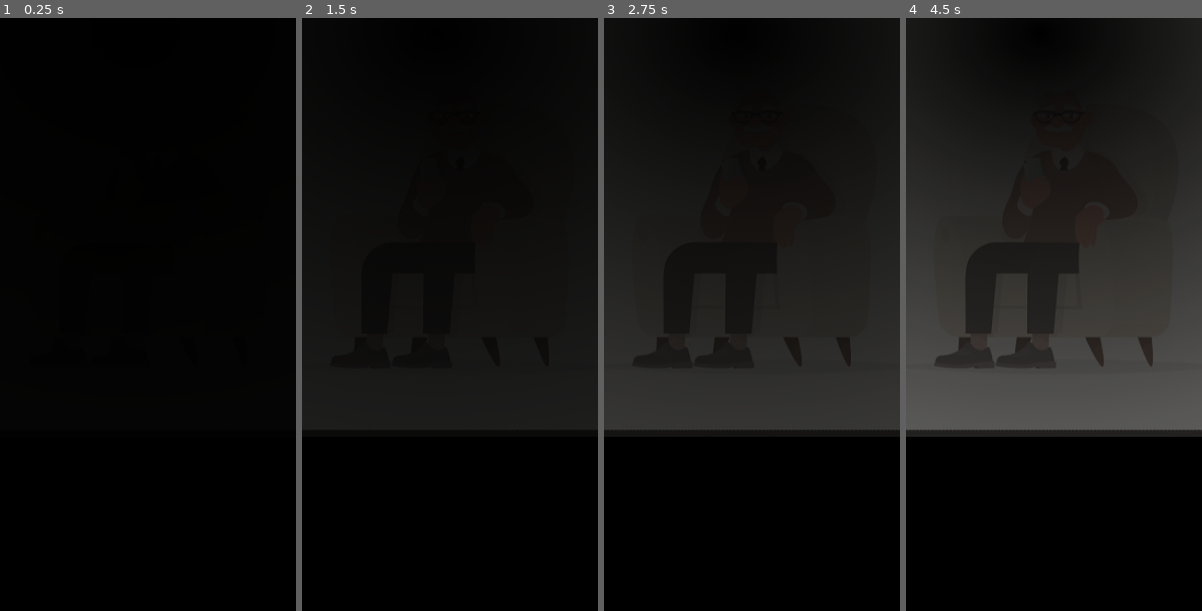
Above: before the commit, frames 1-4 (left to right).
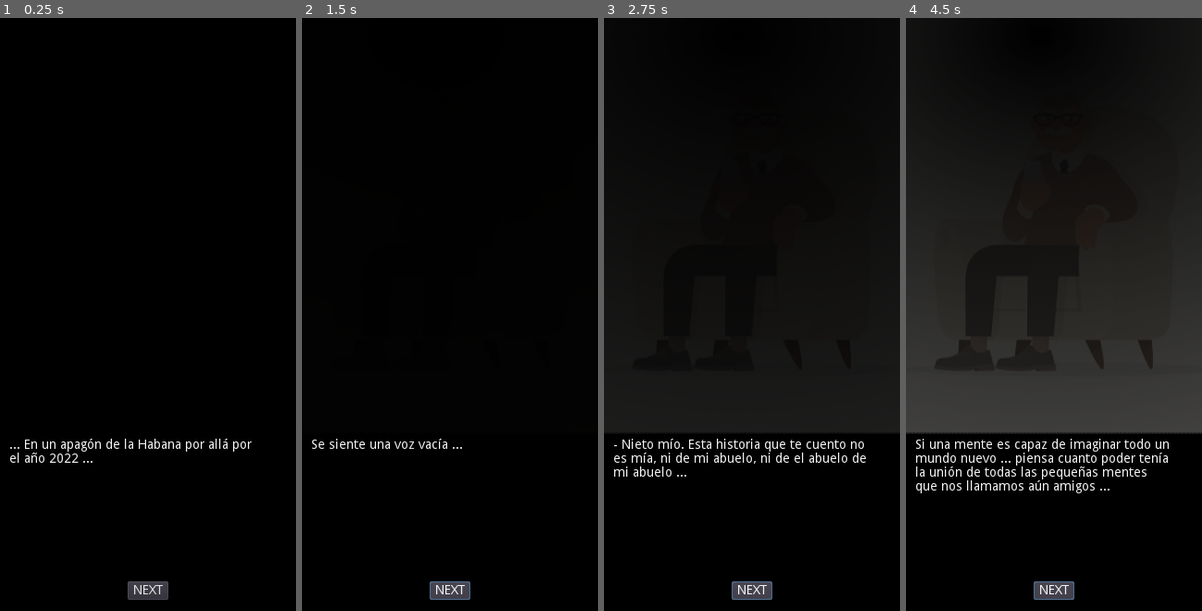
Above: after the commit, the same moments.

Repository: fresnohernandez99/socket-game
Game: Godot game, scene res://scenes/ui/Start.tscn
The game is run twice, just before and just after one commit, with the same random seed, the same clock (stepped at 60 frames per second) and the same inputs. This scene is started directly instead of the project's main scene.
Inputs (mouse positions are in pixels of both pictures, inside the frame that each line leads up to):
- Up to frame 1 (0.25 s): no input
- Up to frame 2 (1.5 s): click (450, 593) at 0.5 s, where only the run after the commit has a clickable "NEXT"; click (450, 593) at 1.25 s, where only the run after the commit has a clickable "NEXT"
- Up to frame 3 (2.75 s): tap Enter at 2 s; hold Right (ui_right) from 2.03 s (still down)
- Up to frame 4 (4.5 s): tap Space at 2.75, 4.25 s; release Right (ui_right) at 2.78 s; hold Down (ui_down) 2.78-3.53 s; tap Enter at 3.5 s; hold Right (ui_right) 3.53-4.28 s; hold Up (ui_up) from 4.28 s (still down)

The runs differ from the first frame. In frame 1, 1.1% of the frame differs, in the area x 3-85%, y 70-99%; in frame 2, 4.7%; in frame 3, 5.8%; in frame 4, 8.4%, in the area x 0-100%, y 43-99%.

Commit message:
start scene added

Diff:
--- a/assets/fonts/basic_font_16.tres
+++ b/assets/fonts/basic_font_16.tres
@@ -3,5 +3,5 @@
 [ext_resource path="res://assets/fonts/HOMEWRDN.TTF" type="DynamicFontData" id=1]
 
 [resource]
-size = 40
+size = 20
 font_data = ExtResource( 1 )
--- a/assets/imgs/story_lv_1.svg
+++ b/assets/imgs/story_lv_1.svg
@@ -28,9 +28,9 @@
      inkscape:deskcolor="#d1d1d1"
      inkscape:document-units="mm"
      showgrid="false"
-     inkscape:zoom="0.79955509"
-     inkscape:cx="-59.408039"
-     inkscape:cy="376.45936"
+     inkscape:zoom="3.5985984"
+     inkscape:cx="142.13867"
+     inkscape:cy="476.57443"
      inkscape:window-width="1792"
      inkscape:window-height="1022"
      inkscape:window-x="0"
@@ -54,7 +54,7 @@
        fx="37.850212"
        fy="21.670874"
        r="43.881287"
-       gradientTransform="matrix(0.01198148,10.923218,-13.528376,0.01483755,330.56844,-407.73659)"
+       gradientTransform="matrix(0.01198148,10.787831,-13.528376,0.01465365,330.56844,-402.72419)"
        gradientUnits="userSpaceOnUse" /></defs><g
      inkscape:label="Layer 1"
      inkscape:groupmode="layer"
@@ -66,9 +66,9 @@
        id="image140"
        x="-15.946918"
        y="-0.14133906" /><rect
-       style="fill:url(#radialGradient422);stroke-width:0.410001;stroke-linejoin:round;fill-opacity:1"
+       style="fill:url(#radialGradient422);fill-opacity:1;stroke-width:0.407452;stroke-linejoin:round"
        id="rect354"
        width="87.762573"
-       height="124.57294"
+       height="123.02893"
        x="-2.0796819"
        y="-3.3274908" /></g></svg>
--- a/scenes/gui/MainMenu.gd
+++ b/scenes/gui/MainMenu.gd
@@ -19,7 +19,6 @@
 	var moves = Persistence.data.hero.moves
 	for i in range(moves.size()):
 		descriptionLabel.text += Persistence.heroHandler.getMoveName(moves[i].id, Persistence.data.hero.charClass.name) + "\n"
-	#print(moveNames.getMoveName(classHandler, moveHandler, hero.charClass.name, hero.moves[i].id))
 
 
 func _on_MultiPlayerBtn_pressed():
--- a/scenes/gui/Option.gd
+++ b/scenes/gui/Option.gd
@@ -16,7 +16,6 @@
 func _ready():
 	nodoIPText.text = salvasOpcion.ip
 	nodoPort.text =  salvasOpcion.port
-	print( salvasOpcion.volume)
 	nodoVolume.value = int(salvasOpcion.volume)
 
 
--- a/scenes/ui/Start.gd
+++ b/scenes/ui/Start.gd
@@ -2,7 +2,13 @@
 
 
 onready var story1 = $StoryLv1
+onready var label = $ScrollContainer/MessageLabel
 onready var tween = $Tween
+onready var finalPos = $Position2D
+
+onready var images = [$Hercules, $Ochosi, $Susanoo, $Templar, $Veles]
+
+var cont = 0
 
 var texts = [
 	"... En un apagón de la Habana por allá por el año 2022 ...",
@@ -18,10 +24,33 @@
 
 func _ready():
 	showFade(story1)
+	label.bbcode_text = texts[cont]
+
+func showFade(obj: Sprite):
+	tween.interpolate_property(obj, "modulate", Color(1, 1, 1, 0), Color(1, 1, 1, 1), 5.0, Tween.TRANS_LINEAR, Tween.EASE_IN)
+
+func showFadeAndMove(obj: Sprite):
+	tween.interpolate_property(obj, "position", obj.position, finalPos.position, 4.0, Tween.TRANS_LINEAR, Tween.EASE_IN)
 
 
-func showFade(obj: Sprite):
-	tween.interpolate_property(obj, "modulate",
-	Color(1, 1, 1, 0), Color(1, 1, 1, 1), 5.0,
-	Tween.TRANS_LINEAR, Tween.EASE_IN)
-	tween.start()
+func _on_NextBtn_pressed():
+	if cont == 1:
+		tween.start()
+
+	if cont == 4:
+		startTransition()
+
+	if cont < texts.size() -1:
+		cont += 1
+		label.bbcode_text = texts[cont]
+	else:
+		pass
+
+func startTransition():
+	var cont2 = 0
+	while cont2 < images.size():
+		yield(get_tree().create_timer(1), "timeout")
+		showFadeAndMove(images[cont2])
+		showFade(images[cont2])
+		tween.start()
+		cont2 +=1
--- a/scenes/ui/Start.tscn
+++ b/scenes/ui/Start.tscn
@@ -1,7 +1,12 @@
-[gd_scene load_steps=3 format=2]
+[gd_scene load_steps=8 format=2]
 
 [ext_resource path="res://assets/imgs/story_lv_1.png" type="Texture" id=1]
 [ext_resource path="res://scenes/ui/Start.gd" type="Script" id=2]
+[ext_resource path="res://assets/imgs/gods/ochosi.png" type="Texture" id=3]
+[ext_resource path="res://assets/imgs/gods/templar.jpeg" type="Texture" id=4]
+[ext_resource path="res://assets/imgs/gods/susanoo.png" type="Texture" id=5]
+[ext_resource path="res://assets/imgs/gods/hercules.jpg" type="Texture" id=6]
+[ext_resource path="res://assets/imgs/gods/veles.jpg" type="Texture" id=7]
 
 [node name="Start" type="Node"]
 script = ExtResource( 2 )
@@ -12,10 +17,36 @@
 color = Color( 0, 0, 0, 1 )
 
 [node name="StoryLv1" type="Sprite" parent="."]
+modulate = Color( 1, 1, 1, 0 )
 position = Vector2( 168, 216 )
 texture = ExtResource( 1 )
 
 [node name="Tween" type="Tween" parent="."]
+
+[node name="Hercules" type="Sprite" parent="."]
+position = Vector2( -349, -167 )
+scale = Vector2( 0.3, 0.3 )
+texture = ExtResource( 6 )
+
+[node name="Ochosi" type="Sprite" parent="."]
+position = Vector2( -350, 75 )
+scale = Vector2( 0.2, 0.2 )
+texture = ExtResource( 3 )
+
+[node name="Susanoo" type="Sprite" parent="."]
+position = Vector2( -383, 853 )
+scale = Vector2( 0.1, 0.1 )
+texture = ExtResource( 5 )
+
+[node name="Templar" type="Sprite" parent="."]
+position = Vector2( -351, 316 )
+scale = Vector2( 0.8, 0.8 )
+texture = ExtResource( 4 )
+
+[node name="Veles" type="Sprite" parent="."]
+position = Vector2( -378, 602 )
+scale = Vector2( 0.4, 0.4 )
+texture = ExtResource( 7 )
 
 [node name="ScrollContainer" type="ScrollContainer" parent="."]
 anchor_right = 1.0
@@ -23,11 +54,27 @@
 margin_left = 10.0
 margin_top = 454.0
 margin_right = -10.0
-margin_bottom = -10.0
+margin_bottom = -39.0
 
 [node name="MessageLabel" type="RichTextLabel" parent="ScrollContainer"]
 margin_right = 280.0
-margin_bottom = 150.0
-rect_min_size = Vector2( 280, 150 )
-custom_colors/default_color = Color( 0, 0, 0, 1 )
+margin_bottom = 130.0
+rect_min_size = Vector2( 280, 130 )
+custom_colors/default_color = Color( 0.956863, 0.956863, 0.956863, 1 )
 bbcode_enabled = true
+
+[node name="NextBtn" type="Button" parent="."]
+anchor_left = 0.5
+anchor_top = 1.0
+anchor_right = 0.5
+anchor_bottom = 1.0
+margin_left = -22.0
+margin_top = -32.0
+margin_right = 22.0
+margin_bottom = -12.0
+text = "NEXT"
+
+[node name="Position2D" type="Position2D" parent="."]
+position = Vector2( 640, 200 )
+
+[connection signal="pressed" from="NextBtn" to="." method="_on_NextBtn_pressed"]
--- a/scenes/ui/enemy.gd
+++ b/scenes/ui/enemy.gd
@@ -28,4 +28,3 @@
 func _on_start_body_entered(body):
 	if body.is_in_group("player"):
 		emit_signal("start")
-		print("yaaaa")
--- a/scripts/engine/ClassHandler.gd
+++ b/scripts/engine/ClassHandler.gd
@@ -66,6 +66,51 @@
 		"poweredStat":  [STAT_EVASION]
 	}
 ]
+
+func getClassName(hero):
+	var className
+	match hero.charClass.name:
+		CLASS_BOX:
+			className = "Hércules"
+		CLASS_ARCHER:
+			className = "Ochosi"
+		CLASS_SWORD_MASTER:
+			className = "Gilbert Hérail"
+		CLASS_WIZARD:
+			className = "Veles"
+		CLASS_NINJA :
+			className = "Susanoo"
+	return className
+
+func getClassDescription(hero):
+	var description
+	match hero.charClass.name:
+		CLASS_BOX:
+			description = "Un héroe solitario y peregrino, que combate a los monstruos y realiza hazañas extraordinarias. Su fuerza destaca sobre sus muchas cualidades heróicas."
+		CLASS_ARCHER:
+			description = "El mejor de los cazadores y uno de los guerreros. Es el santo de las prisiones, Orisha de la cárcel, la justicia y los perseguidos."
+		CLASS_SWORD_MASTER:
+			description = "Uno de los templarios más jóvenes. Alistado muy joven y fuerte con la espada y de liderazgo excepcional."
+		CLASS_WIZARD:
+			description = "Astuto y travieso. Podía transformarse en árbol, animal o incluso persona para protegerse."
+		CLASS_NINJA :
+			description = "De gran talento pero rebelde y agresivo estaba inconforme con los dones que le entregó su padre. Le concedió el mar, la tierra y el rayo, pero quería más."
+	return description
+
+func getClassGodImage(hero):
+	var image
+	match hero.charClass.name:
+		CLASS_BOX:
+			image = "res://assets/imgs/gods/hercules.jpg"
+		CLASS_ARCHER:
+			image = "res://assets/imgs/gods/ochosi.png"
+		CLASS_SWORD_MASTER:
+			image = "res://assets/imgs/gods/templar.jpeg"
+		CLASS_WIZARD:
+			image = "res://assets/imgs/gods/veles.jpg"
+		CLASS_NINJA :
+			image = "res://assets/imgs/gods/susanoo.png"
+	return image
 
 func _getStatName(stat: int):
 	var statName = ""
--- a/scripts/engine/IA/HeroBaseCalculator.gd
+++ b/scripts/engine/IA/HeroBaseCalculator.gd
@@ -39,7 +39,6 @@
 				playResult.push_back(setInField(gameEngine, it))
 			"over-piece":
 				playResult.push_back(overPiecePlay(gameEngine, it))
-	print("play result size: " + str(playResult.size()))
 	return playResult
 
 func setInField(gameEngine, play):
Binary file added: assets/imgs/gods/hercules.jpg
Not shown, added: assets/imgs/gods/hercules.jpg.import
Binary file added: assets/imgs/gods/ochosi.png
Not shown, added: assets/imgs/gods/ochosi.png.import
Binary file added: assets/imgs/gods/susanoo.png
Not shown, added: assets/imgs/gods/susanoo.png.import
Binary file added: assets/imgs/gods/templar.jpeg
Not shown, added: assets/imgs/gods/templar.jpeg.import
Binary file added: assets/imgs/gods/veles.jpg
Not shown, added: assets/imgs/gods/veles.jpg.import
Binary file changed: assets/imgs/story_lv_1.png
Not shown, added: assets/imgs/.DS_Store
